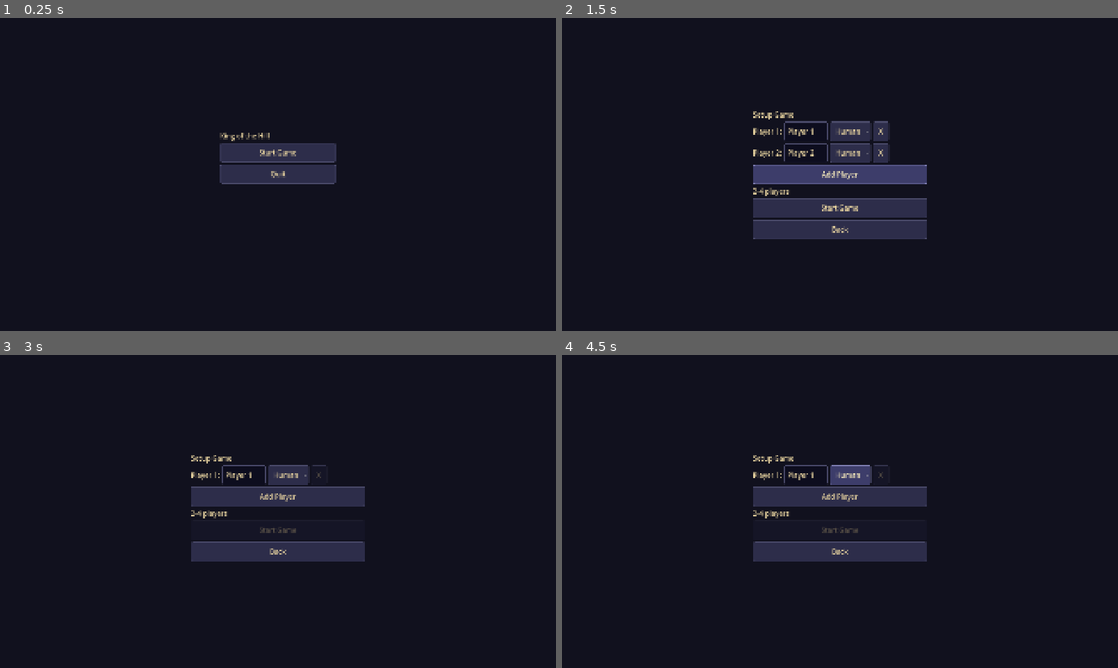
Above: before the commit, frames 1-4 (two rows, left to right).
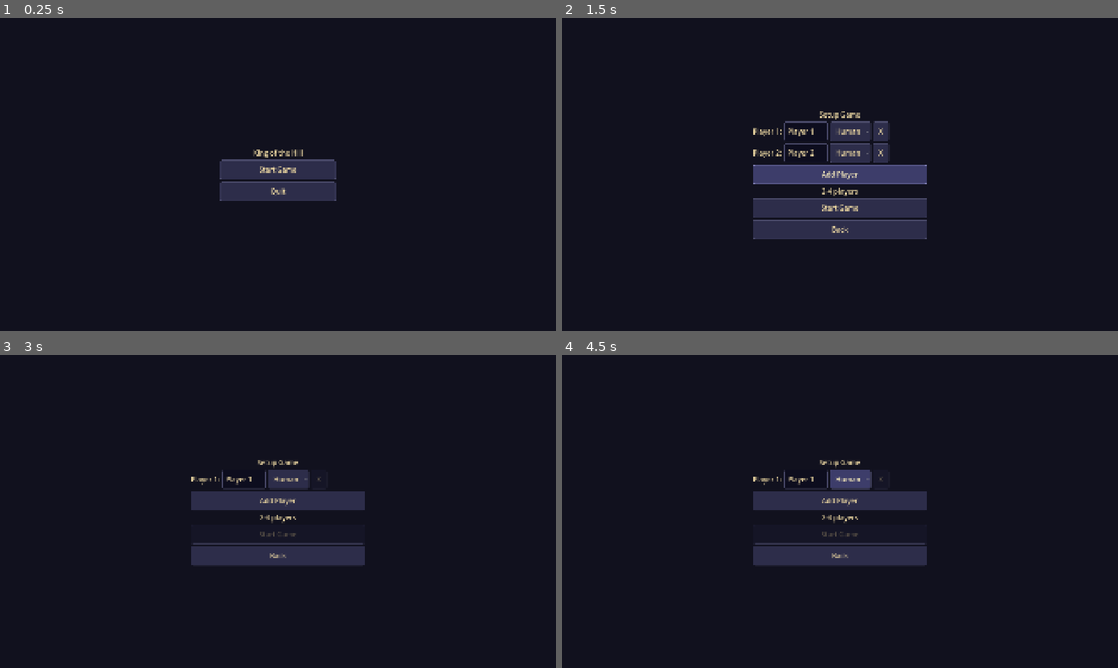
Above: after the commit, the same moments.

Repository: bogus998/KingOfTheHill
Game: Godot game, scene res://scenes/menus/main_menu.tscn
Same seed, same stepped clock (60 frames per second), same inputs: the game is played once before the commit and once after it.
Inputs:
- Up to frame 1 (0.25 s): no input
- Up to frame 2 (1.5 s): click "Start Game" at 0.5 s; click "Add Player" at 1.25 s
- Up to frame 3 (3 s): click "Back" at 2 s; click "Start Game" at 2.75 s
- Up to frame 4 (4.5 s): click "Human" at 3.5 s; click "Human" at 4.25 s

The runs differ from the first frame. In frame 1, 3.1% of the frame differs, in the area x 39-61%, y 36-59%; in frame 2, 0.4%; in frame 3, 2.5%; in frame 4, 2.5%.

Commit message:
Fix UI scene correctness and robustness: currency icons, touch targets, CenterContainer dialogs/menus
Co-Authored-By: Claude Sonnet 4.6 <noreply@anthropic.com>

Diff:
--- a/scenes/cards/card_display.tscn
+++ b/scenes/cards/card_display.tscn
@@ -19,7 +19,7 @@
 text = "Card Name"
 
 [node name="CostLabel" type="Label" parent="VBox"]
-text = "💎 1"
+text = "🪙 1"
 
 [node name="DescLabel" type="Label" parent="VBox"]
 text = "Description"
@@ -27,5 +27,6 @@
 
 [node name="BuyButton" type="Button" parent="VBox"]
 text = "Buy"
+custom_minimum_size = Vector2(0, 56)
 
 [connection signal="pressed" from="VBox/BuyButton" to="." method="_on_buy_button_pressed"]
--- a/scenes/cards/card_shop.tscn
+++ b/scenes/cards/card_shop.tscn
@@ -26,4 +26,5 @@
 slot_index = 2
 
 [node name="RefreshButton" type="Button" parent="VBox"]
-text = "Refresh (💎2)"
+text = "Refresh (🪙2)"
+custom_minimum_size = Vector2(0, 56)
--- a/scenes/game/main_game.tscn
+++ b/scenes/game/main_game.tscn
@@ -73,6 +73,8 @@
 
 [node name="UIRoot" type="Control" parent="UILayer/SafeArea"]
 layout_mode = 2
+size_flags_horizontal = 3
+size_flags_vertical = 3
 mouse_filter = 2
 
 [node name="VaultInfoPanel" parent="UILayer/SafeArea/UIRoot" instance=ExtResource("3_vault")]
--- a/scenes/menus/game_over.tscn
+++ b/scenes/menus/game_over.tscn
@@ -10,31 +10,34 @@
 grow_vertical = 2
 script = ExtResource("1_over")
 
-[node name="VBox" type="VBoxContainer" parent="."]
+[node name="CenterContainer" type="CenterContainer" parent="."]
 layout_mode = 1
-anchors_preset = 8
-anchor_left = 0.5
-anchor_top = 0.5
-anchor_right = 0.5
-anchor_bottom = 0.5
-offset_left = -200.0
-offset_top = -175.0
-offset_right = 200.0
-offset_bottom = 175.0
+anchors_preset = 15
+anchor_right = 1.0
+anchor_bottom = 1.0
 grow_horizontal = 2
 grow_vertical = 2
 
-[node name="TitleLabel" type="Label" parent="VBox"]
+[node name="VBox" type="VBoxContainer" parent="CenterContainer"]
+layout_mode = 2
+custom_minimum_size = Vector2(400, 0)
+
+[node name="TitleLabel" type="Label" parent="CenterContainer/VBox"]
 text = "Game Over"
+horizontal_alignment = 1
 
-[node name="ResultLabel" type="Label" parent="VBox"]
+[node name="ResultLabel" type="Label" parent="CenterContainer/VBox"]
 text = ""
+horizontal_alignment = 1
 
-[node name="ReasonLabel" type="Label" parent="VBox"]
+[node name="ReasonLabel" type="Label" parent="CenterContainer/VBox"]
 text = ""
+horizontal_alignment = 1
 
-[node name="PlayAgainButton" type="Button" parent="VBox"]
+[node name="PlayAgainButton" type="Button" parent="CenterContainer/VBox"]
 text = "Play Again"
+custom_minimum_size = Vector2(0, 56)
 
-[node name="MainMenuButton" type="Button" parent="VBox"]
+[node name="MainMenuButton" type="Button" parent="CenterContainer/VBox"]
 text = "Main Menu"
+custom_minimum_size = Vector2(0, 56)
--- a/scenes/menus/main_menu.tscn
+++ b/scenes/menus/main_menu.tscn
@@ -10,28 +10,29 @@
 grow_vertical = 2
 script = ExtResource("1_menu")
 
-[node name="VBox" type="VBoxContainer" parent="."]
+[node name="CenterContainer" type="CenterContainer" parent="."]
 layout_mode = 1
-anchors_preset = 8
-anchor_left = 0.5
-anchor_top = 0.5
-anchor_right = 0.5
-anchor_bottom = 0.5
-offset_left = -200.0
-offset_top = -150.0
-offset_right = 200.0
-offset_bottom = 150.0
+anchors_preset = 15
+anchor_right = 1.0
+anchor_bottom = 1.0
 grow_horizontal = 2
 grow_vertical = 2
 
-[node name="TitleLabel" type="Label" parent="VBox"]
+[node name="VBox" type="VBoxContainer" parent="CenterContainer"]
+layout_mode = 2
+custom_minimum_size = Vector2(400, 0)
+
+[node name="TitleLabel" type="Label" parent="CenterContainer/VBox"]
 text = "King of the Hill"
+horizontal_alignment = 1
 
-[node name="StartButton" type="Button" parent="VBox"]
+[node name="StartButton" type="Button" parent="CenterContainer/VBox"]
 text = "Start Game"
+custom_minimum_size = Vector2(0, 56)
 
-[node name="QuitButton" type="Button" parent="VBox"]
+[node name="QuitButton" type="Button" parent="CenterContainer/VBox"]
 text = "Quit"
+custom_minimum_size = Vector2(0, 56)
 
-[connection signal="pressed" from="VBox/StartButton" to="." method="_on_start_pressed"]
-[connection signal="pressed" from="VBox/QuitButton" to="." method="_on_quit_pressed"]
+[connection signal="pressed" from="CenterContainer/VBox/StartButton" to="." method="_on_start_pressed"]
+[connection signal="pressed" from="CenterContainer/VBox/QuitButton" to="." method="_on_quit_pressed"]
--- a/scenes/menus/setup_game.tscn
+++ b/scenes/menus/setup_game.tscn
@@ -10,33 +10,36 @@
 grow_vertical = 2
 script = ExtResource("1_setup")
 
-[node name="VBox" type="VBoxContainer" parent="."]
+[node name="CenterContainer" type="CenterContainer" parent="."]
 layout_mode = 1
-anchors_preset = 8
-anchor_left = 0.5
-anchor_top = 0.5
-anchor_right = 0.5
-anchor_bottom = 0.5
-offset_left = -300.0
-offset_top = -200.0
-offset_right = 300.0
-offset_bottom = 200.0
+anchors_preset = 15
+anchor_right = 1.0
+anchor_bottom = 1.0
 grow_horizontal = 2
 grow_vertical = 2
 
-[node name="TitleLabel" type="Label" parent="VBox"]
+[node name="VBox" type="VBoxContainer" parent="CenterContainer"]
+layout_mode = 2
+custom_minimum_size = Vector2(600, 0)
+
+[node name="TitleLabel" type="Label" parent="CenterContainer/VBox"]
 text = "Setup Game"
+horizontal_alignment = 1
 
-[node name="PlayersContainer" type="VBoxContainer" parent="VBox"]
+[node name="PlayersContainer" type="VBoxContainer" parent="CenterContainer/VBox"]
 
-[node name="AddPlayerButton" type="Button" parent="VBox"]
+[node name="AddPlayerButton" type="Button" parent="CenterContainer/VBox"]
 text = "Add Player"
+custom_minimum_size = Vector2(0, 56)
 
-[node name="HintLabel" type="Label" parent="VBox"]
+[node name="HintLabel" type="Label" parent="CenterContainer/VBox"]
 text = "2-4 players"
+horizontal_alignment = 1
 
-[node name="StartButton" type="Button" parent="VBox"]
+[node name="StartButton" type="Button" parent="CenterContainer/VBox"]
 text = "Start Game"
+custom_minimum_size = Vector2(0, 56)
 
-[node name="BackButton" type="Button" parent="VBox"]
+[node name="BackButton" type="Button" parent="CenterContainer/VBox"]
 text = "Back"
+custom_minimum_size = Vector2(0, 56)
--- a/scenes/ui/action_bar.tscn
+++ b/scenes/ui/action_bar.tscn
@@ -6,6 +6,6 @@
 script = ExtResource("1_action")
 
 [node name="EndTurnButton" type="Button" parent="."]
-custom_minimum_size = Vector2(200, 0)
+custom_minimum_size = Vector2(200, 56)
 text = "End Turn"
 visible = false
--- a/scenes/ui/escape_dialog.tscn
+++ b/scenes/ui/escape_dialog.tscn
@@ -12,30 +12,33 @@
 grow_horizontal = 2
 grow_vertical = 2
 
-[node name="VBoxContainer" type="VBoxContainer" parent="."]
+[node name="CenterContainer" type="CenterContainer" parent="."]
 layout_mode = 1
-anchors_preset = 8
-anchor_left = 0.5
-anchor_top = 0.5
-anchor_right = 0.5
-anchor_bottom = 0.5
-offset_left = -200.0
-offset_top = -80.0
-offset_right = 200.0
-offset_bottom = 80.0
+anchors_preset = 15
+anchor_right = 1.0
+anchor_bottom = 1.0
 grow_horizontal = 2
 grow_vertical = 2
 
-[node name="MessageLabel" type="Label" parent="VBoxContainer"]
+[node name="DialogBox" type="PanelContainer" parent="CenterContainer"]
+layout_mode = 2
+
+[node name="VBoxContainer" type="VBoxContainer" parent="CenterContainer/DialogBox"]
+layout_mode = 2
+custom_minimum_size = Vector2(400, 0)
+
+[node name="MessageLabel" type="Label" parent="CenterContainer/DialogBox/VBoxContainer"]
 text = "Flee or Stay?"
 horizontal_alignment = 1
 autowrap_mode = 3
 
-[node name="Buttons" type="HBoxContainer" parent="VBoxContainer"]
+[node name="Buttons" type="HBoxContainer" parent="CenterContainer/DialogBox/VBoxContainer"]
 alignment = 1
 
-[node name="FleeButton" type="Button" parent="VBoxContainer/Buttons"]
+[node name="FleeButton" type="Button" parent="CenterContainer/DialogBox/VBoxContainer/Buttons"]
 text = "Flee"
+custom_minimum_size = Vector2(0, 56)
 
-[node name="StayButton" type="Button" parent="VBoxContainer/Buttons"]
+[node name="StayButton" type="Button" parent="CenterContainer/DialogBox/VBoxContainer/Buttons"]
 text = "Stay"
+custom_minimum_size = Vector2(0, 56)
--- a/scenes/ui/pass_device_screen.tscn
+++ b/scenes/ui/pass_device_screen.tscn
@@ -9,24 +9,30 @@
 anchors_preset = 15
 anchor_right = 1.0
 anchor_bottom = 1.0
+grow_horizontal = 2
+grow_vertical = 2
 
-[node name="VBox" type="VBoxContainer" parent="."]
+[node name="CenterContainer" type="CenterContainer" parent="."]
 layout_mode = 1
-anchors_preset = 8
-anchor_left = 0.5
-anchor_top = 0.5
-anchor_right = 0.5
-anchor_bottom = 0.5
-offset_left = -200.0
-offset_top = -100.0
-offset_right = 200.0
-offset_bottom = 100.0
+anchors_preset = 15
+anchor_right = 1.0
+anchor_bottom = 1.0
+grow_horizontal = 2
+grow_vertical = 2
 
-[node name="MessageLabel" type="Label" parent="VBox"]
+[node name="DialogBox" type="PanelContainer" parent="CenterContainer"]
+layout_mode = 2
+
+[node name="VBox" type="VBoxContainer" parent="CenterContainer/DialogBox"]
+layout_mode = 2
+custom_minimum_size = Vector2(400, 0)
+
+[node name="MessageLabel" type="Label" parent="CenterContainer/DialogBox/VBox"]
 horizontal_alignment = 1
 text = "Pass device to\n..."
 
-[node name="ReadyButton" type="Button" parent="VBox"]
+[node name="ReadyButton" type="Button" parent="CenterContainer/DialogBox/VBox"]
 text = "Ready!"
+custom_minimum_size = Vector2(0, 56)
 
-[connection signal="pressed" from="VBox/ReadyButton" to="." method="_on_ready_button_pressed"]
+[connection signal="pressed" from="CenterContainer/DialogBox/VBox/ReadyButton" to="." method="_on_ready_button_pressed"]
--- a/scripts/menus/game_over_controller.gd
+++ b/scripts/menus/game_over_controller.gd
@@ -1,7 +1,7 @@
 extends Control
 
-@onready var _result_label: Label = $VBox/ResultLabel
-@onready var _reason_label: Label = $VBox/ReasonLabel
+@onready var _result_label: Label = $CenterContainer/VBox/ResultLabel
+@onready var _reason_label: Label = $CenterContainer/VBox/ReasonLabel
 
 func _ready() -> void:
 	var wi := GameManager.last_winner_index
@@ -10,8 +10,8 @@
 	else:
 		_result_label.text = "It's a draw!"
 	_reason_label.text = "(%s)" % GameManager.last_winner_reason
-	$VBox/PlayAgainButton.pressed.connect(_on_play_again)
-	$VBox/MainMenuButton.pressed.connect(_on_main_menu)
+	$CenterContainer/VBox/PlayAgainButton.pressed.connect(_on_play_again)
+	$CenterContainer/VBox/MainMenuButton.pressed.connect(_on_main_menu)
 
 func _on_play_again() -> void:
 	get_tree().change_scene_to_file("res://scenes/menus/setup_game.tscn")
--- a/scripts/menus/setup_game_controller.gd
+++ b/scripts/menus/setup_game_controller.gd
@@ -3,9 +3,9 @@
 const MIN_PLAYERS := 2
 const MAX_PLAYERS := 4
 
-@onready var _players_container: VBoxContainer = $VBox/PlayersContainer
-@onready var _add_button: Button = $VBox/AddPlayerButton
-@onready var _start_button: Button = $VBox/StartButton
+@onready var _players_container: VBoxContainer = $CenterContainer/VBox/PlayersContainer
+@onready var _add_button: Button = $CenterContainer/VBox/AddPlayerButton
+@onready var _start_button: Button = $CenterContainer/VBox/StartButton
 
 # Each entry: { row, index_label, name_field, type_option, remove_button, name_is_custom }
 var _rows: Array[Dictionary] = []
@@ -13,7 +13,7 @@
 func _ready() -> void:
 	_add_button.pressed.connect(add_player)
 	_start_button.pressed.connect(_on_start)
-	$VBox/BackButton.pressed.connect(_on_back)
+	$CenterContainer/VBox/BackButton.pressed.connect(_on_back)
 	add_player()  # start with a single Human row
 
 func add_player() -> void:
--- a/scripts/ui/escape_dialog_controller.gd
+++ b/scripts/ui/escape_dialog_controller.gd
@@ -4,9 +4,9 @@
 signal flee_pressed
 signal stay_pressed
 
-@onready var _message: Label = $VBoxContainer/MessageLabel
-@onready var _flee_btn: Button = $VBoxContainer/Buttons/FleeButton
-@onready var _stay_btn: Button = $VBoxContainer/Buttons/StayButton
+@onready var _message: Label = $CenterContainer/DialogBox/VBoxContainer/MessageLabel
+@onready var _flee_btn: Button = $CenterContainer/DialogBox/VBoxContainer/Buttons/FleeButton
+@onready var _stay_btn: Button = $CenterContainer/DialogBox/VBoxContainer/Buttons/StayButton
 
 func _ready() -> void:
 	_flee_btn.pressed.connect(func(): flee_pressed.emit())
--- a/scripts/ui/pass_device_screen_controller.gd
+++ b/scripts/ui/pass_device_screen_controller.gd
@@ -3,7 +3,7 @@
 
 signal ready_pressed
 
-@onready var _message_label: Label = $VBox/MessageLabel
+@onready var _message_label: Label = $CenterContainer/DialogBox/VBox/MessageLabel
 
 func show_for_player(player_name: String) -> void:
 	_message_label.text = "Pass device to\n%s" % player_name
